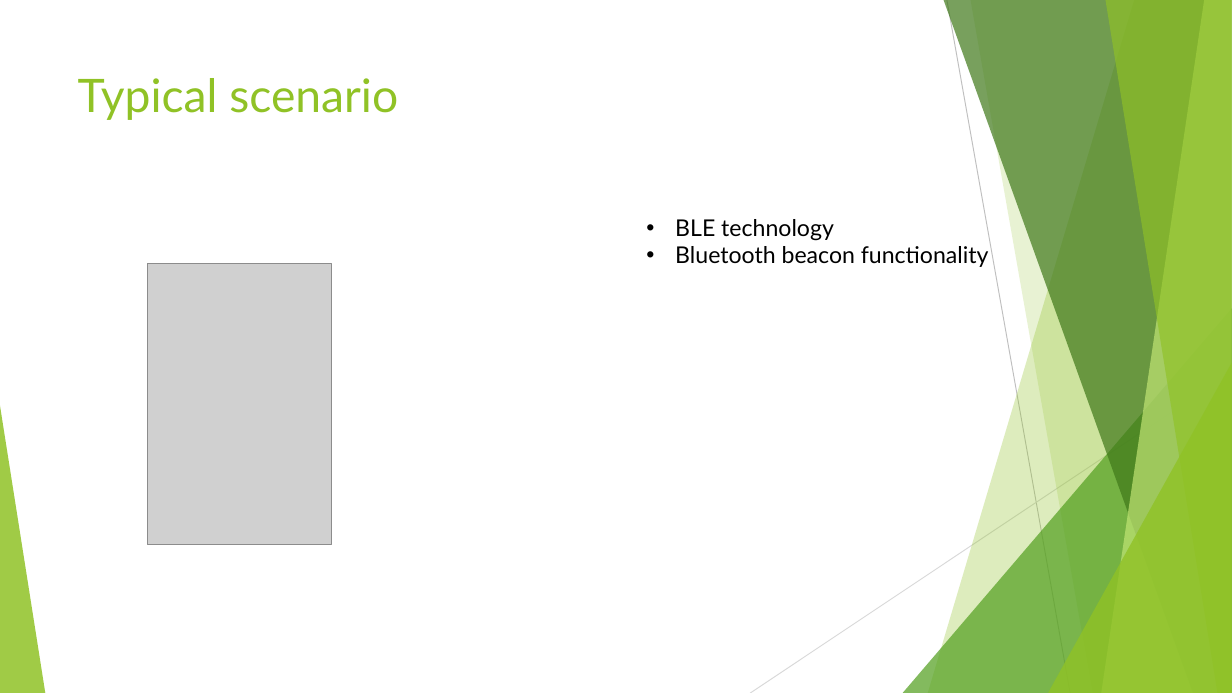
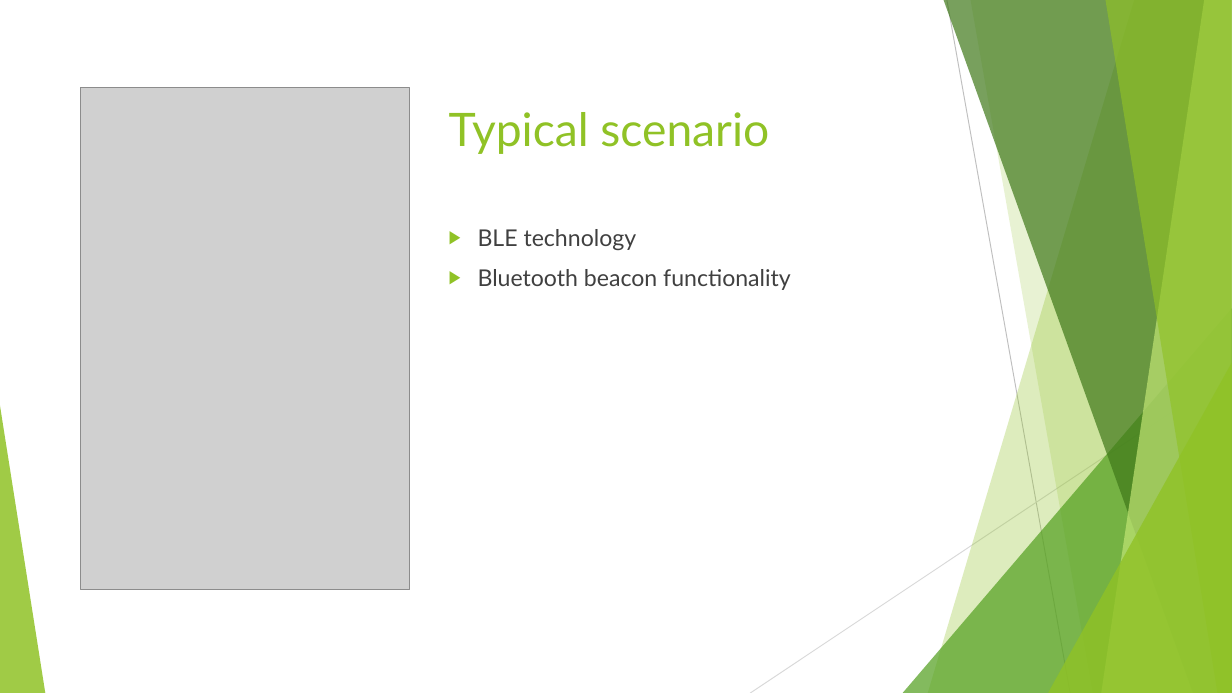
Before and after one commit to LuigiSigillo/NextRoom, a slide deck: slide 10 of Presentations/First presentation.pptx. Drawn at 1232x693 pixels with LibreOffice and Linux fonts; fonts in the diff are those of the drawing; grey boxes stand for pictures. Boxes give left, top, right and bottom in pixels: in the first picture for what was removed or moved away, otherwise in the second. Text is boxed around its words. In the diff, an @@ line names an element or a change of style, - is before the commit and + after.

```diff
--- a/Presentations/First presentation.pptx
+++ b/Presentations/First presentation.pptx
@@ picture: place and size @@
-picture at <box>148,263,332,544</box>
+picture at <box>80,88,409,590</box>
@@ title "Typical scenario": place and size @@
-title "Typical scenario" at <box>78,78,398,120</box>
+title "Typical scenario" at <box>449,112,769,154</box>
@@ title "Typical scenario" at <box>449,112,769,154</box>: vertical alignment top to middle @@
@@ text "BLE technology": place and size @@
-text "BLE technology" at <box>675,219,989,267</box>
+text "BLE technology" at <box>478,229,791,290</box>
@@ text "BLE technology" at <box>478,229,791,290</box>: text colour #000000 to #404040; bullet • to ▶; more space between paragraphs @@
```
Also in this commit, not shown: 4 other slides changed.
